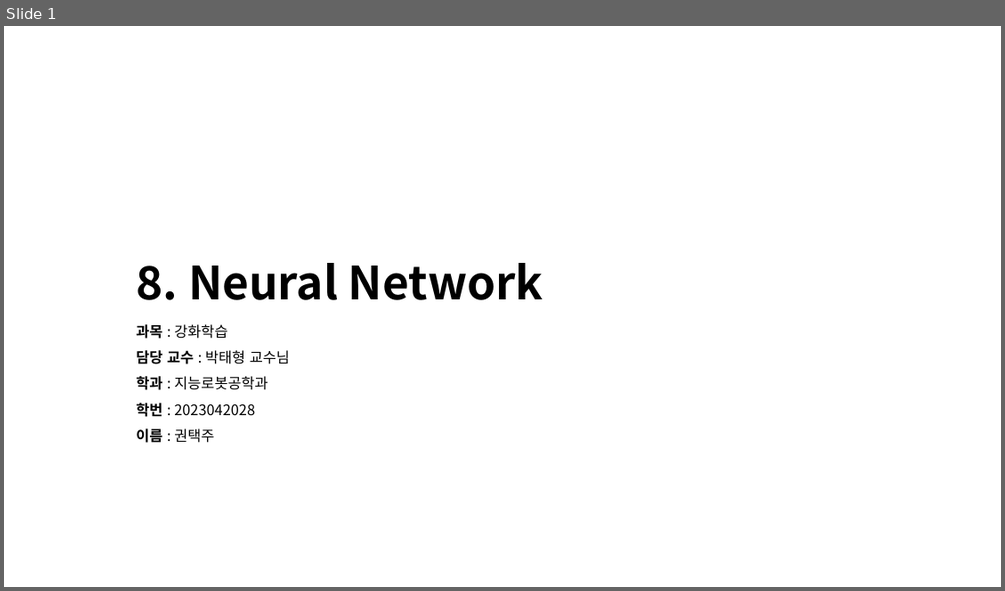
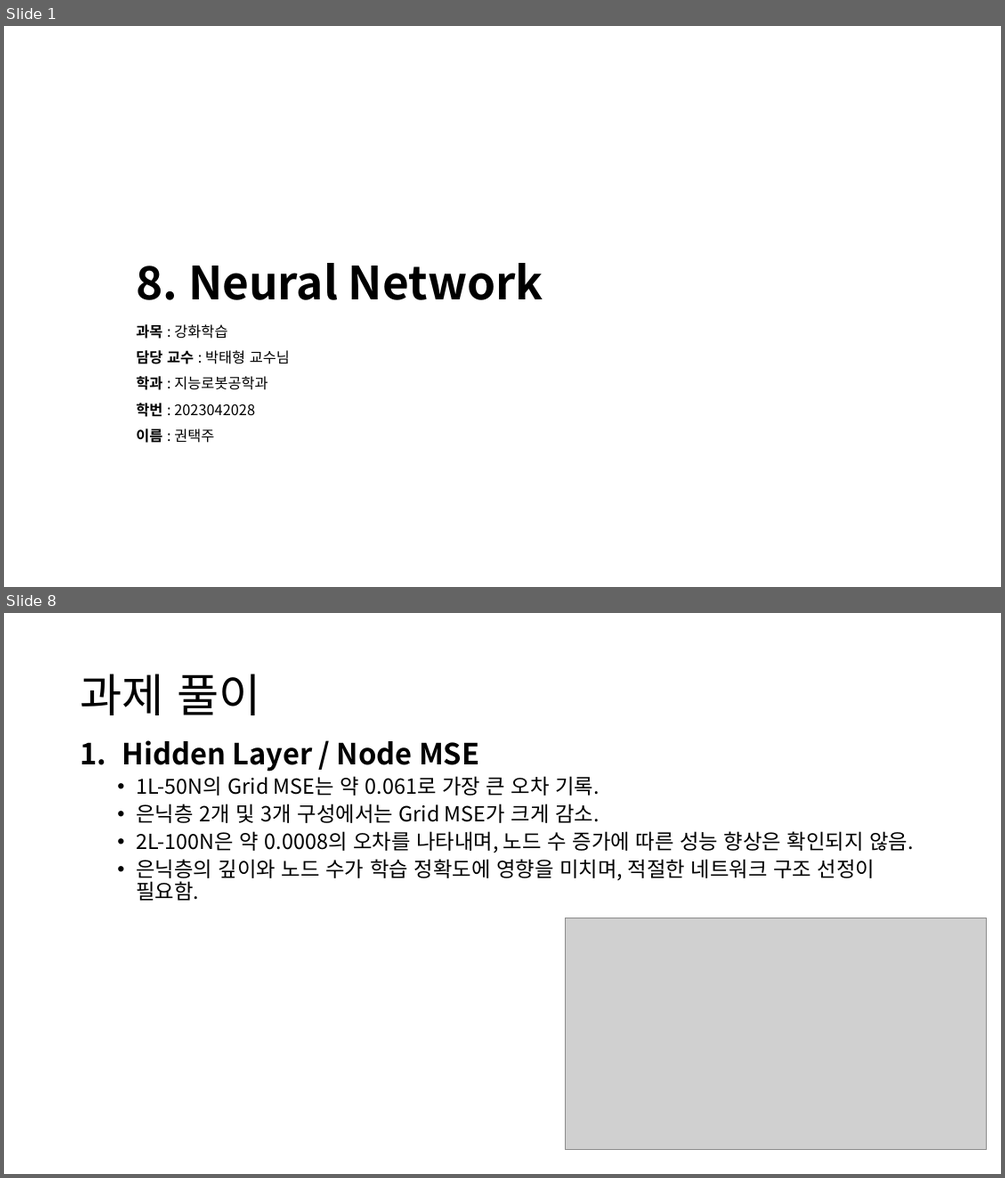
Before and after one commit to KweonTJ/Reinforcement_Learning, a slide deck: 8. Neural Network/8. Neural Network.pptx. Shown one above the other, each under a label of ours: slide 1 before the commit, slides 1 and 8 after it; the slides between them are not shown. The pictures are 1005x591 and 1005x1178 pixels, drawn with LibreOffice and Linux fonts; fonts in the diff are those of the drawing; grey boxes stand for pictures; background and template pictures are left out. Boxes give left, top, right and bottom in pixels: in the first picture for what was removed or moved away, otherwise in the second. Text is boxed around its words. In the diff, an @@ line names an element or a change of style, - is before the commit and + after.

```diff
--- a/8. Neural Network/8. Neural Network.pptx
+++ b/8. Neural Network/8. Neural Network.pptx
@@ slide 8 added at (x1=4, y1=613, x2=1001, y2=1174), background #FFFFFF @@
@@ title added at (x1=80, y1=674, x2=260, y2=715), 44 pt, text #000000 @@
+과제 풀이
@@ text added at (x1=122, y1=740, x2=914, y2=900), 20 pt, text #000000 @@
+1. Hidden Layer / Node MSE
+  • 1L-50N의 Grid MSE는 약 0.061로 가장 큰 오차 기록.
+  • 은닉층 2개 및 3개 구성에서는 Grid MSE가 크게 감소.
+  • 2L-100N은 약 0.0008의 오차를 나타내며, 노드 수 증가에 따른 성능 향상은 확인되지 않음.
+  • 은닉층의 깊이와 노드 수가 학습 정확도에 영향을 미치며, 적절한 네트워크 구조 선정이 필요함.
@@ picture added at (x1=566, y1=917, x2=987, y2=1149) @@
```
Also in this commit, not shown: 4 slides changed, 19 other slides added, 7 slides removed, 3 other files.
